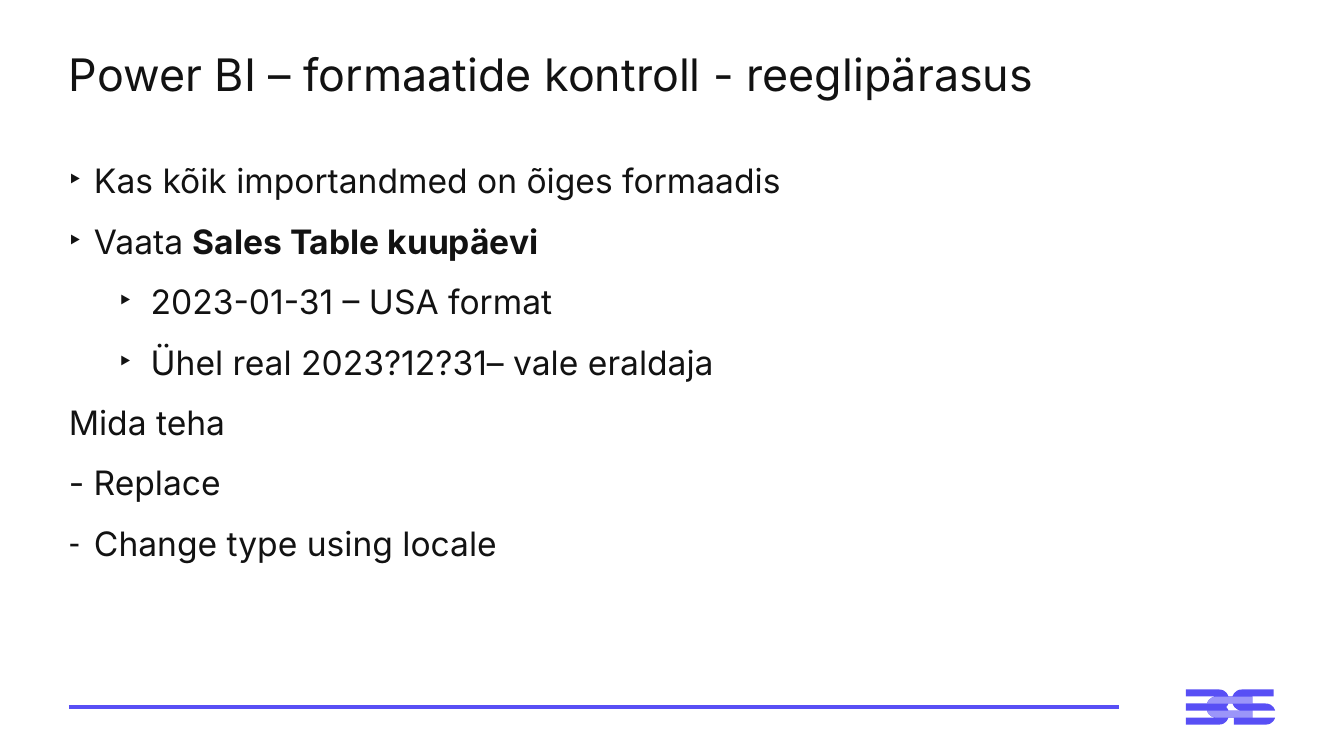
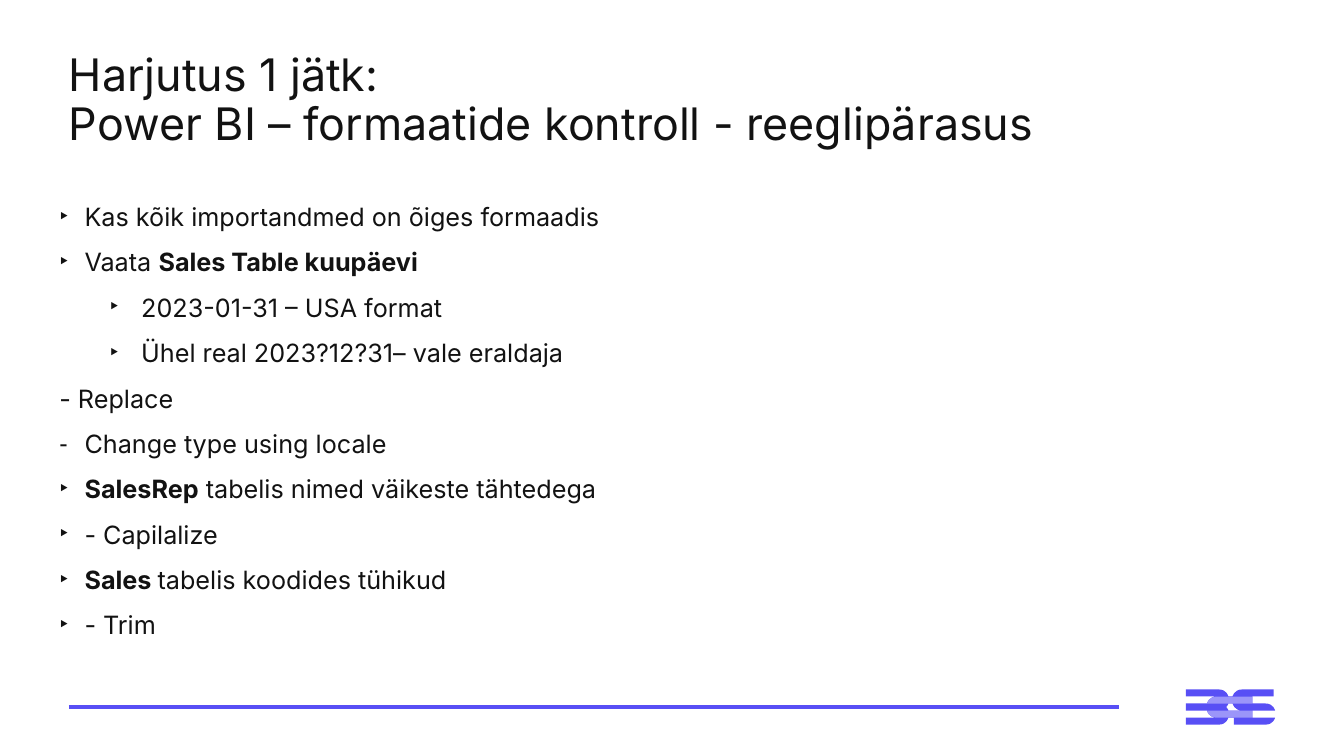
Before and after one commit to emilieabel/andmetarkus, a slide deck: slide 18 of Materjalid/Day2 Andmete elutsükkel Power BI/2-paev-andmetarkus-esitlus.pptx (slide 16 before the commit). Drawn at 1344x756 pixels with LibreOffice and Linux fonts; fonts in the diff are those of the drawing. Boxes give left, top, right and bottom in pixels: in the first picture for what was removed or moved away, otherwise in the second. Text is boxed around its words. In the diff, an @@ line names an element or a change of style, - is before the commit and + after.

```diff
--- a/Materjalid/Day2 Andmete elutsükkel Power BI/2-paev-andmetarkus-esitlus.pptx
+++ b/Materjalid/Day2 Andmete elutsükkel Power BI/2-paev-andmetarkus-esitlus.pptx
@@ title at [69, 57, 1033, 150]: text changed @@
-Power BI – formaatide kontroll - reeglipärasus
+Harjutus 1 jätk:
+Power BI – formaatide kontroll - reeglipärasus
@@ text "Kas kõik importandmed on õiges ...": place and size @@
-text "Kas kõik importandmed on õiges ..." at [69, 167, 780, 564]
+text "Kas kõik importandmed on õiges ..." at [78, 207, 600, 634]
@@ text at [78, 207, 600, 458]: size 24 to 18 pt in "Kas kõik importandmed on õiges formaadis", "Vaata Sales Table kuupäevi", "2023-01-31 – USA format", "Ühel real 2023?12?31– vale eraldaja" and 2 more places @@
@@ text at [69, 410, 225, 436]: paragraph removed @@
-Mida teha
@@ text at [85, 479, 596, 634]: paragraphs added @@
+‣ SalesRep tabelis nimed väikeste tähtedega
+‣ - Capilalize
+‣ Sales tabelis koodides tühikud
+‣ - Trim
```
Also in this commit, not shown: 5 other slides changed, 5 slides added, 2 slides removed, 2 other files.
